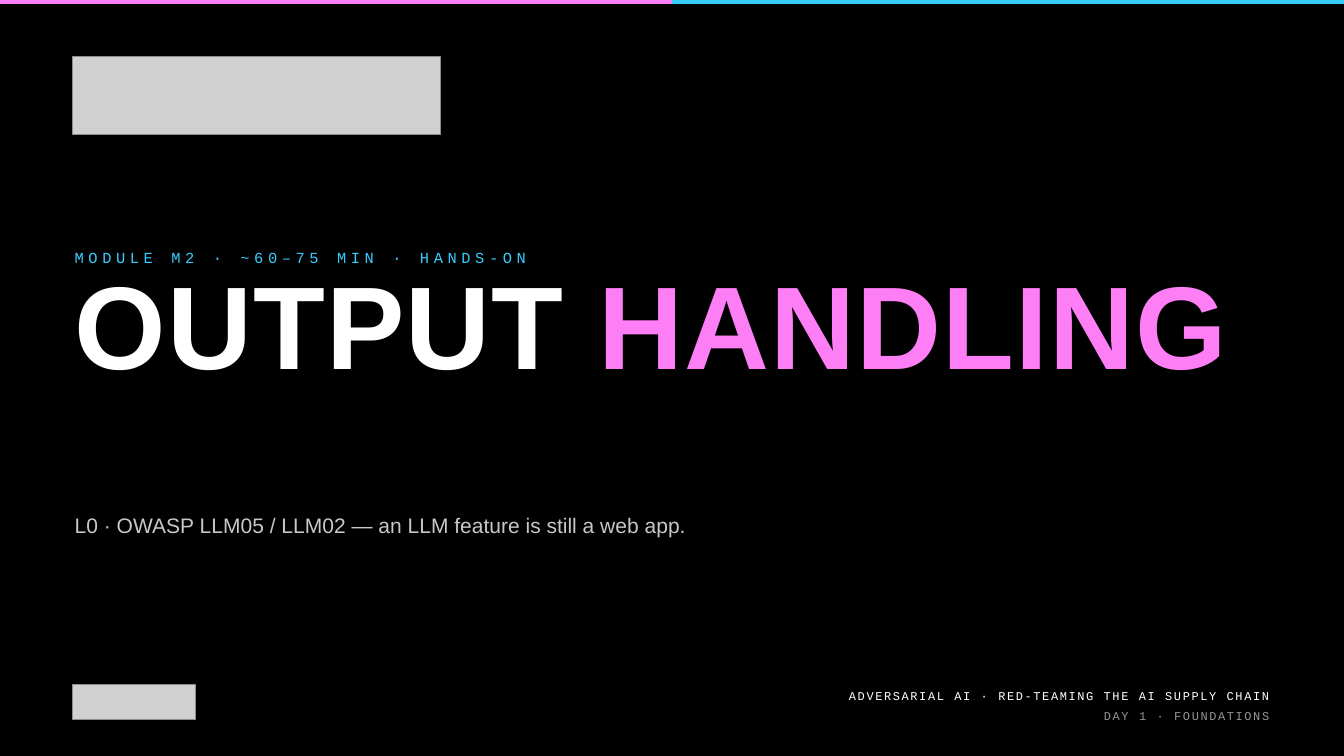
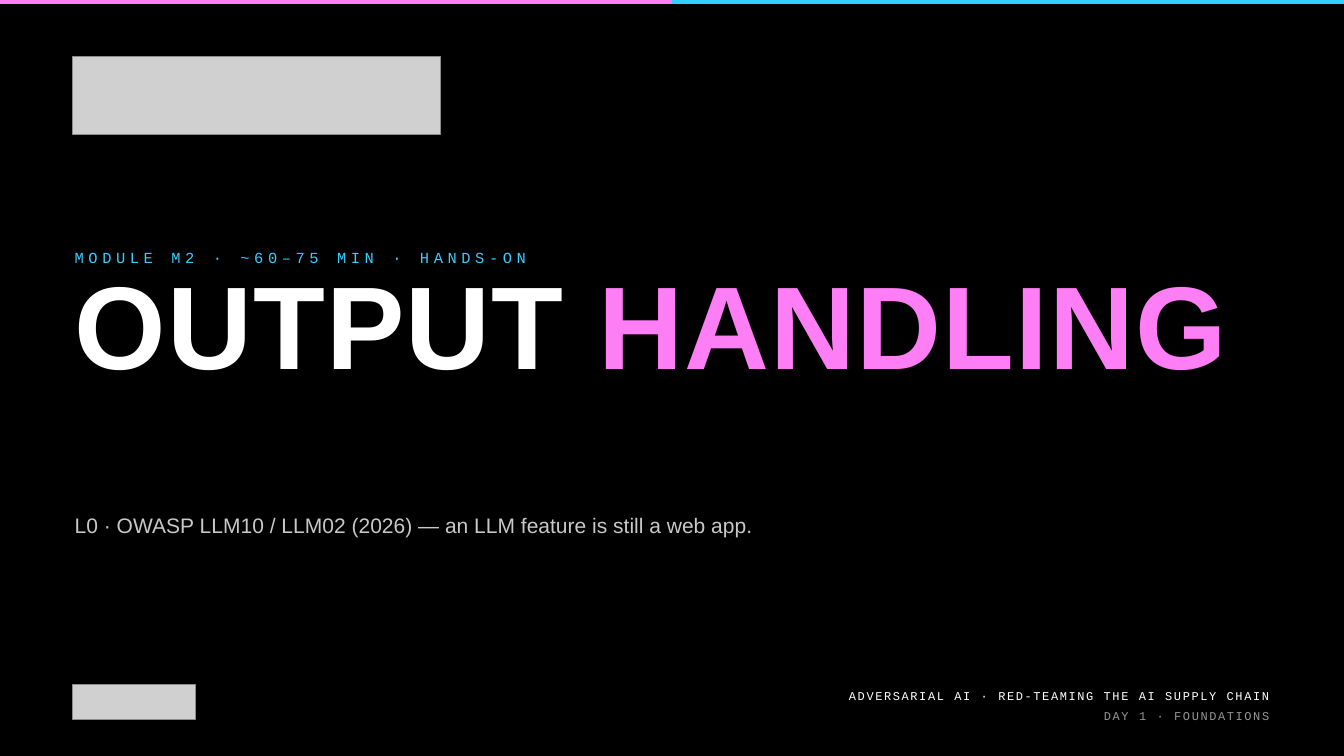
Before and after one commit to kkmookhey/training, a slide deck: slide 1 of blackhat-2026-adversarial-ai/M2-output-handling/slides/M2 Output Encoding.pptx. Drawn at 1344x756 pixels with LibreOffice and Linux fonts; fonts in the diff are those of the drawing; grey boxes stand for pictures. Boxes give left, top, right and bottom in pixels: in the first picture for what was removed or moved away, otherwise in the second. Text is boxed around its words. In the diff, an @@ line names an element or a change of style, - is before the commit and + after.

```diff
--- a/blackhat-2026-adversarial-ai/M2-output-handling/slides/M2 Output Encoding.pptx
+++ b/blackhat-2026-adversarial-ai/M2-output-handling/slides/M2 Output Encoding.pptx
@@ text at (75, 517, 752, 538): text changed @@
-L0 · OWASP LLM05 / LLM02 — an LLM feature is still a web app.
+L0 · OWASP LLM10 / LLM02 (2026) — an LLM feature is still a web app.
```
Also in this commit, not shown: 6 other slides changed, 1 slide added, 33 other files.
